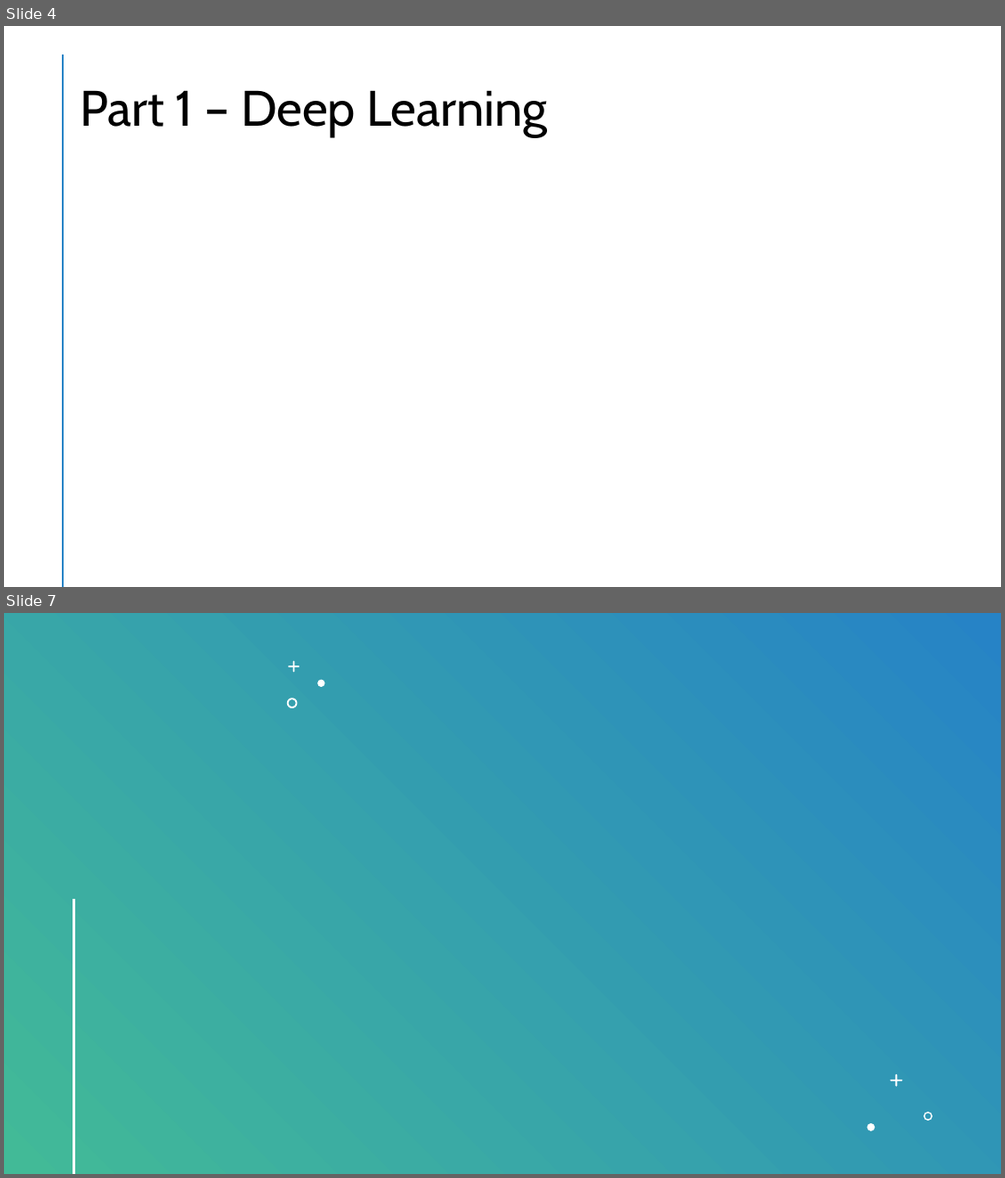
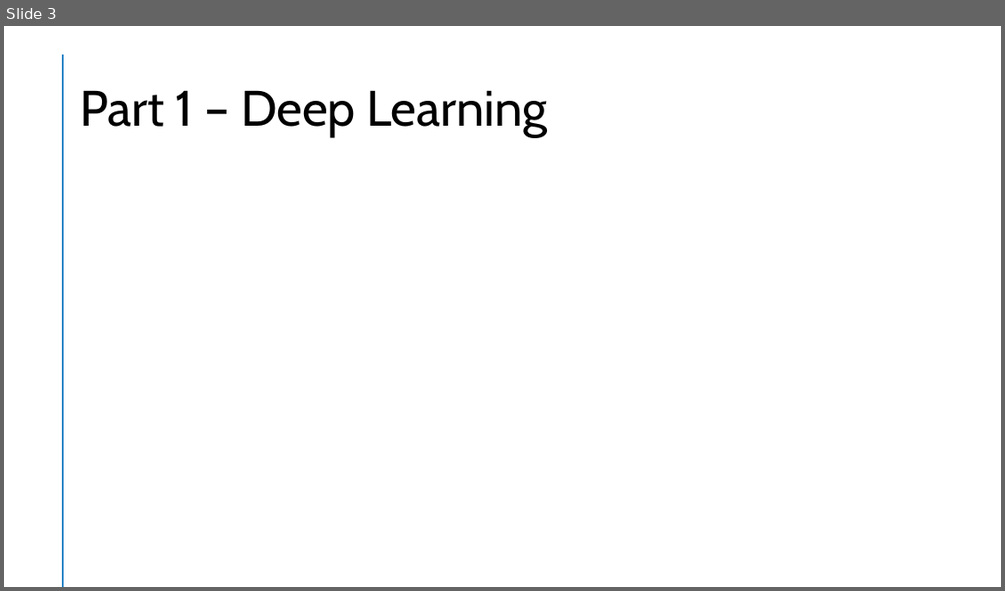
Before and after one commit to jtmilleer/aml_project, a slide deck: Documentation/Final Presentation.pptx. Shown one above the other, each under a label of ours: slides 4 and 7 before the commit, slide 3 after it; the slides between them are not shown. The pictures are 1005x1178 and 1005x591 pixels, drawn with LibreOffice and Linux fonts; fonts in the diff are those of the drawing. Boxes give left, top, right and bottom in pixels: in the first picture for what was removed or moved away, otherwise in the second. Text is boxed around its words. In the diff, an @@ line names an element or a change of style, - is before the commit and + after.

```diff
--- a/Documentation/Final Presentation.pptx
+++ b/Documentation/Final Presentation.pptx
@@ slide 7 removed at (4, 613, 1001, 1174), background #FFFFFF; not listed: 1 template element that a slide beside it also shows @@
@@ rectangle removed at (4, 613, 1001, 1174) @@
@@ freeform shape removed at (288, 661, 299, 672) @@
@@ freeform shape removed at (317, 680, 324, 687) @@
@@ line removed from (63, 705) to (63, 1173) @@
@@ freeform shape removed at (287, 698, 297, 708) @@
@@ line removed from (74, 900) to (74, 1173) @@
@@ freeform shape removed at (890, 1074, 903, 1086) @@
@@ freeform shape removed at (923, 1111, 933, 1121) @@
@@ freeform shape removed at (867, 1123, 874, 1130) @@
@@ what was slide 4 is now slide 3 @@
```
Also in this commit, not shown: 2 slides changed, 1 slide added, 1 other slide removed.
